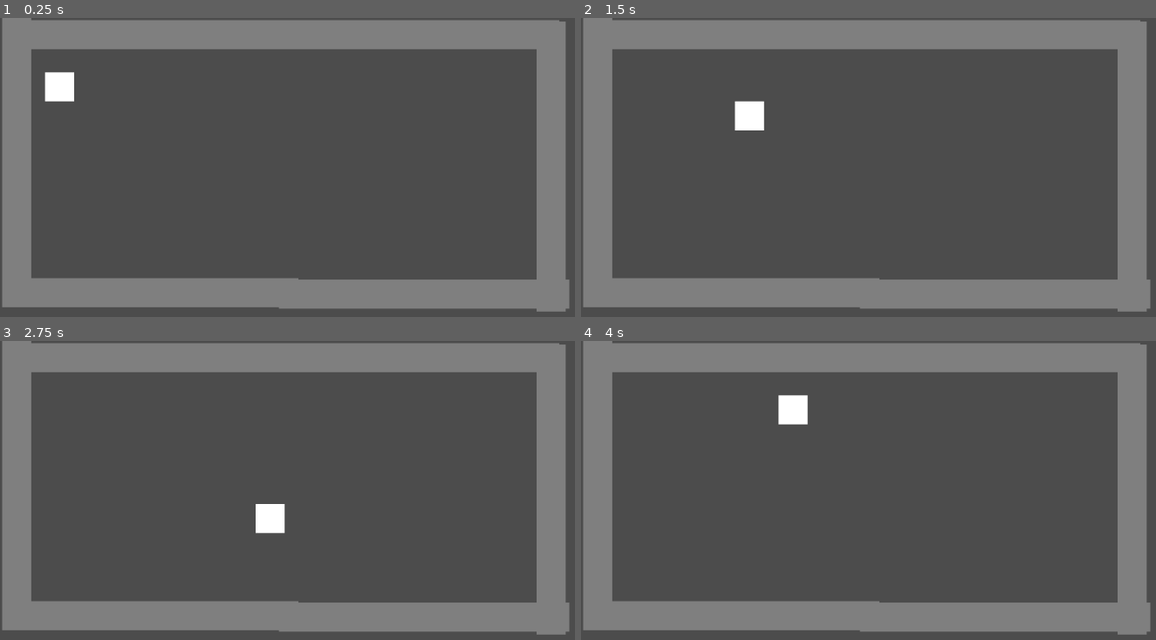
Above: before the commit, frames 1-4 (two rows, left to right).
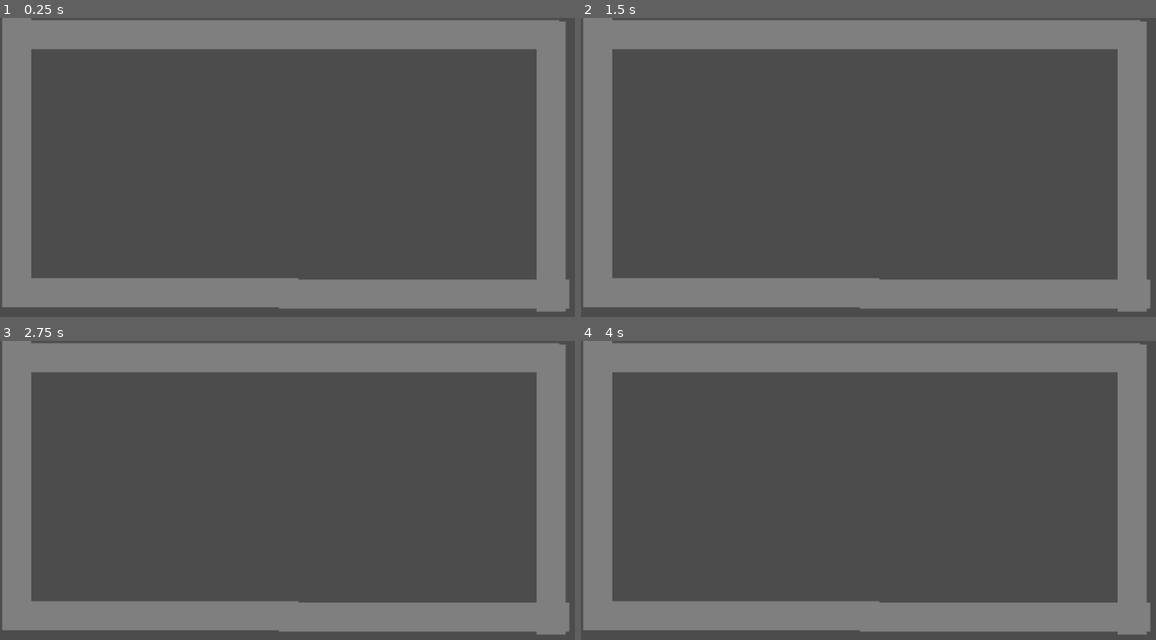
Above: after the commit, the same moments.

Repository: deengames-prototypes/frontier-planet
Game: Godot game, scene res://Scenes/Home.tscn
Two runs of this game, one before a commit and one after it. Both use one fixed random seed, a clock stepped at 60 frames per second and the inputs below. Before the commit the project starts from res://Scenes/MapScene.tscn.
Inputs:
- Up to frame 1 (0.25 s): no input
- Up to frame 2 (1.5 s): tap Enter at 0.5 s; hold Right (ui_right) 0.53-1.28 s; hold Down (ui_down) from 1.28 s (still down)
- Up to frame 3 (2.75 s): release Down (ui_down) at 2.03 s; hold Right (ui_right) from 2.03 s (still down)
- Up to frame 4 (4 s): release Right (ui_right) at 2.78 s; hold Up (ui_up) 2.78-3.53 s; hold Left (ui_left) from 3.53 s (still down)

The runs differ from the first frame. In frame 1, 0.5% of the frame differs, in the area x 7-13%, y 18-28%; in frame 2, 0.5%; in frame 3, 0.5%; in frame 4, 0.5%.

Commit message:
Default scene is house

Diff:
--- a/prototype/Scenes/MapScene.tscn
+++ b/prototype/Scenes/Home.tscn
@@ -1,7 +1,6 @@
-[gd_scene load_steps=3 format=2]
+[gd_scene load_steps=2 format=2]
 
 [ext_resource path="res://Entities/Wall.tscn" type="PackedScene" id=1]
-[ext_resource path="res://Entities/MapPlayer.tscn" type="PackedScene" id=2]
 
 [node name="Node2D" type="Node2D"]
 
@@ -24,6 +23,3 @@
 [node name="Wall6" parent="." instance=ExtResource( 1 )]
 position = Vector2( 758.702, 205.055 )
 rotation = 1.5708
-
-[node name="Node2D" parent="." instance=ExtResource( 2 )]
-position = Vector2( 62.0499, 75.3463 )
--- a/prototype/project.godot
+++ b/prototype/project.godot
@@ -16,7 +16,7 @@
 [application]
 
 config/name="Muslim Island (Prototype)"
-run/main_scene="res://Scenes/MapScene.tscn"
+run/main_scene="res://Scenes/Home.tscn"
 config/icon="res://icon.png"
 
 [display]
